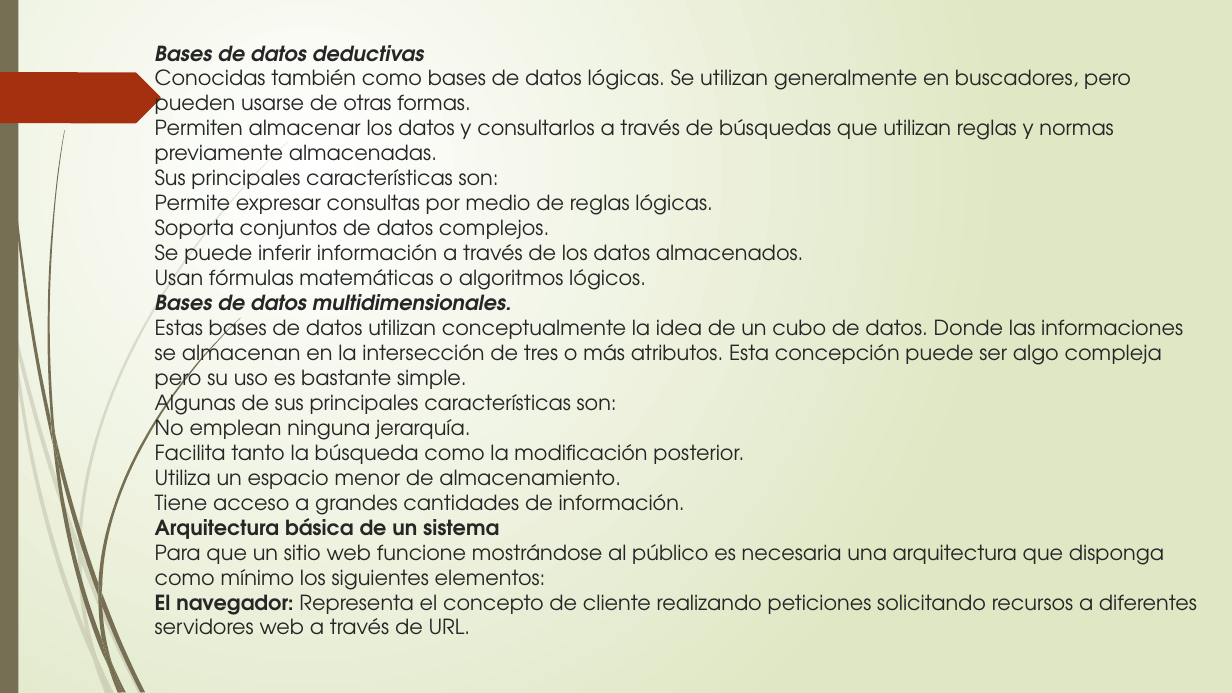
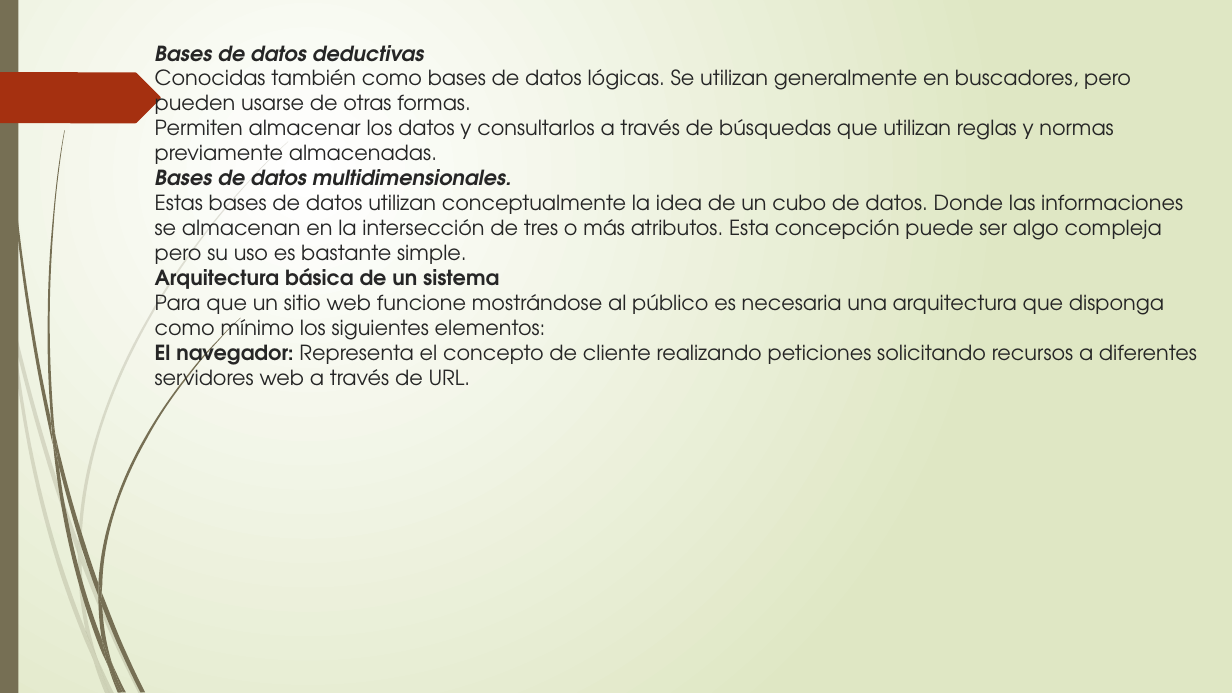
Before and after one commit to francha23/sistema-de-notas, a slide deck: slide 14 of Presentacion/El principio de la sabiduría es el temor.pptx (slide 20 before the commit). Drawn at 1232x693 pixels with LibreOffice and Linux fonts; fonts in the diff are those of the drawing. Boxes give left, top, right and bottom in pixels: in the first picture for what was removed or moved away, otherwise in the second. Text is boxed around its words. In the diff, an @@ line names an element or a change of style, - is before the commit and + after.

```diff
--- a/Presentacion/El principio de la sabiduría es el temor.pptx
+++ b/Presentacion/El principio de la sabiduría es el temor.pptx
@@ title at (155,45,1197,395): text changed @@
-Bases de datos deductivas
-Conocidas también como bases de datos lógicas. Se utilizan generalmente en buscadores, pero pueden usarse de otras formas.
-Permiten almacenar los datos y consultarlos a través de búsquedas que utilizan reglas y normas previamente almacenadas.
-Sus principales características son:
-Permite expresar consultas por medio de reglas lógicas.
-Soporta conjuntos de datos complejos.
-Se puede inferir información a través de los datos almacenados.
-Usan fórmulas matemáticas o algoritmos lógicos.
-Bases de datos multidimensionales.
-Estas bases de datos utilizan conceptualmente la idea de un cubo de datos. Donde las informaciones se almacenan en la intersección de tres o más atributos. Esta concepción puede ser algo compleja pero su uso es bastante simple.
-Algunas de sus principales características son:
-No emplean ninguna jerarquía.
-Facilita tanto la búsqueda como la modificación posterior.
-Utiliza un espacio menor de almacenamiento.
-Tiene acceso a grandes cantidades de información.
-Arquitectura básica de un sistema
-Para que un sitio web funcione mostrándose al público es necesaria una arquitectura que disponga como mínimo los siguientes elementos:
-El navegador: Representa el concepto de cliente realizando peticiones solicitando recursos a diferentes servidores web a través de URL.
+Bases de datos deductivas
+Conocidas también como bases de datos lógicas. Se utilizan generalmente en buscadores, pero pueden usarse de otras formas.
+Permiten almacenar los datos y consultarlos a través de búsquedas que utilizan reglas y normas previamente almacenadas.
+Bases de datos multidimensionales.
+Estas bases de datos utilizan conceptualmente la idea de un cubo de datos. Donde las informaciones se almacenan en la intersección de tres o más atributos. Esta concepción puede ser algo compleja pero su uso es bastante simple.
+Arquitectura básica de un sistema
+Para que un sitio web funcione mostrándose al público es necesaria una arquitectura que disponga como mínimo los siguientes elementos:
+El navegador: Representa el concepto de cliente realizando peticiones solicitando recursos a diferentes servidores web a través de URL.
```
Also in this commit, not shown: 24 other slides changed, 1 slide added, 25 slides removed.
